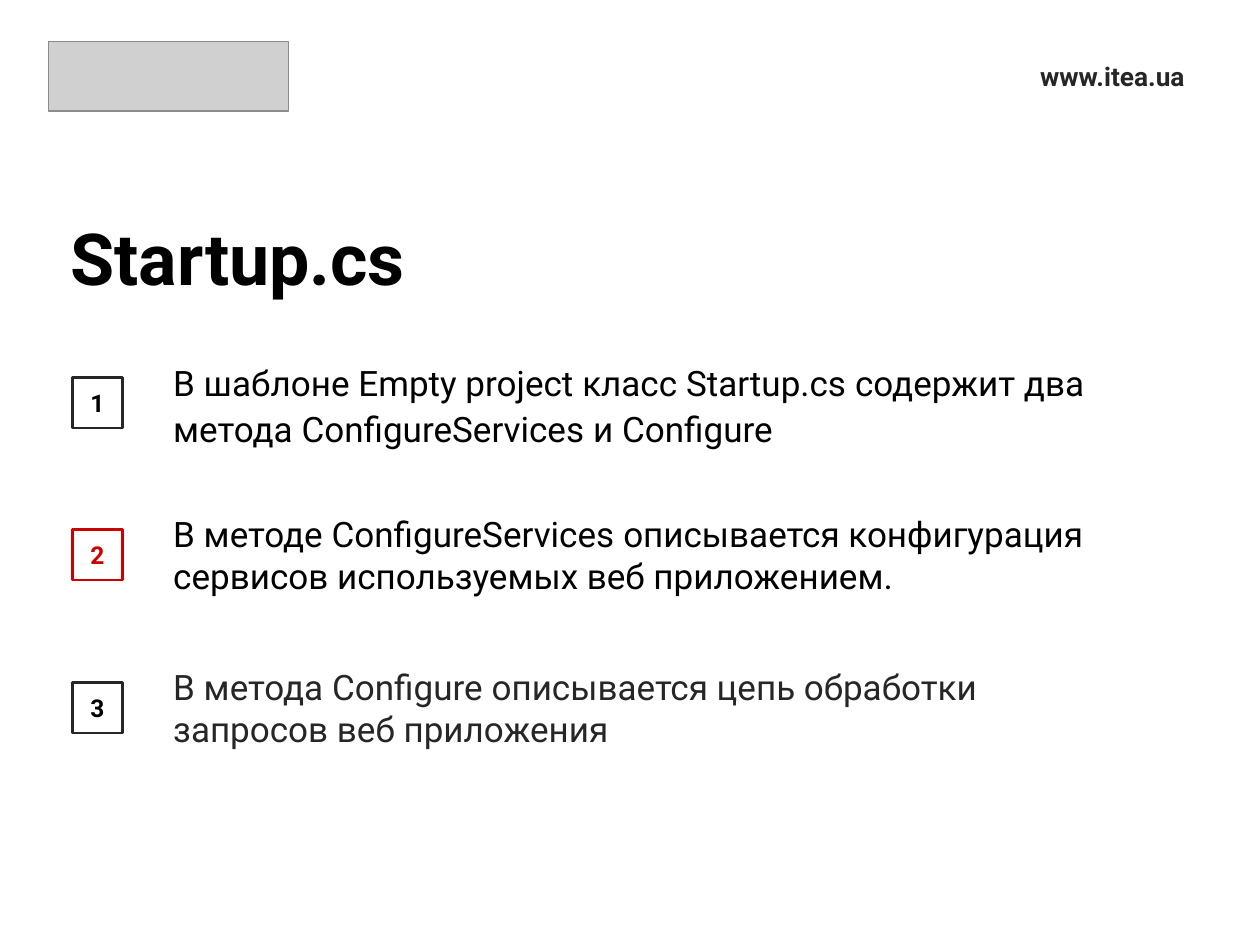
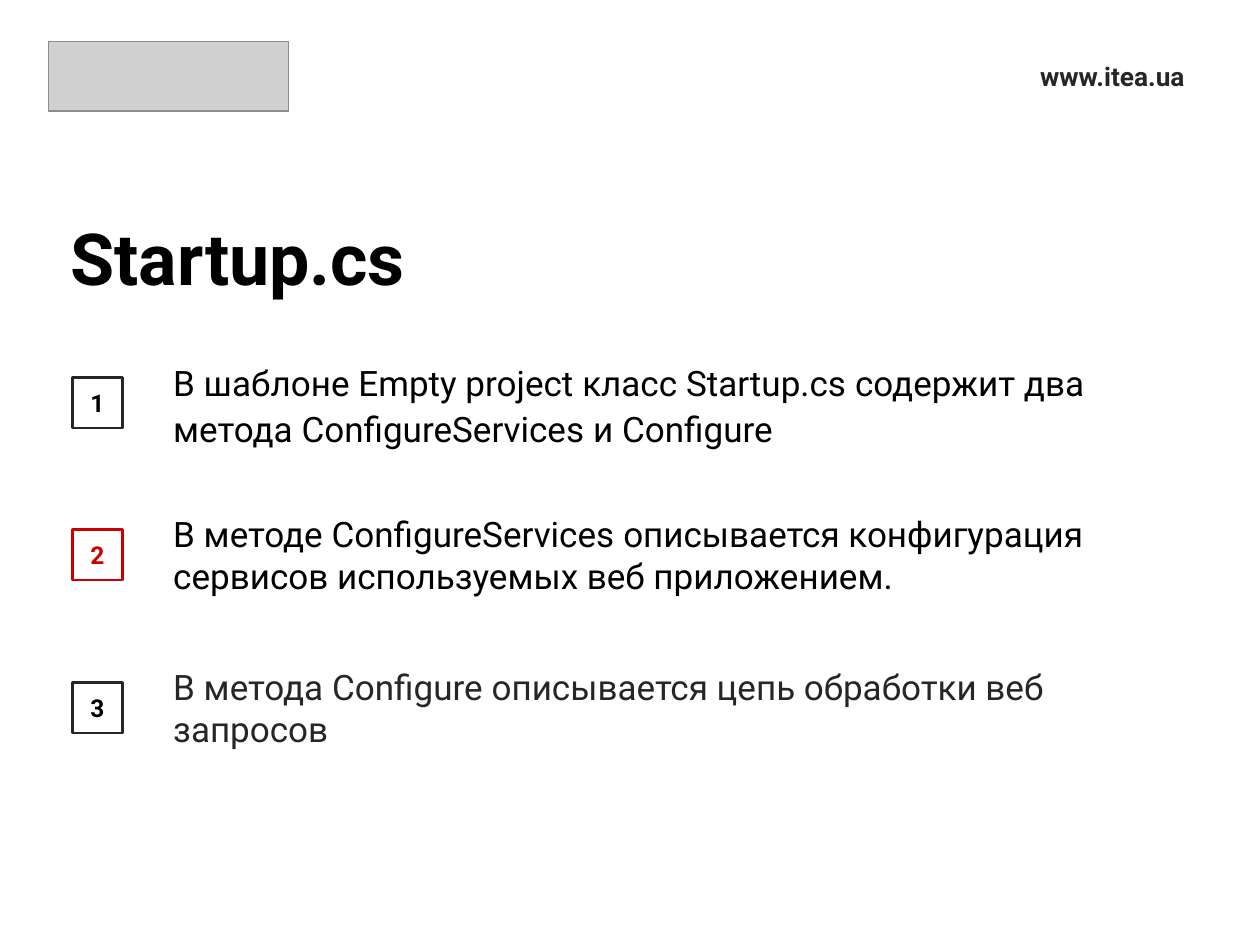
Before and after one commit to sonnov/NetCore, a slide deck: slide 9 of 1.Introduction/Introduction.pptx (slide 10 before the commit). Drawn at 1260x945 pixels with LibreOffice and Linux fonts; fonts in the diff are those of the drawing; grey boxes stand for pictures. Boxes give left, top, right and bottom in pixels: in the first picture for what was removed or moved away, otherwise in the second. Text is boxed around its words. In the diff, an @@ line names an element or a change of style, - is before the commit and + after.

```diff
--- a/1.Introduction/Introduction.pptx
+++ b/1.Introduction/Introduction.pptx
@@ text at (173, 673, 1043, 749): text changed @@
-В метода Configure описывается цепь обработки запросов веб приложения
+В метода Configure описывается цепь обработки веб запросов
```
Also in this commit, not shown: 2 other slides changed.
